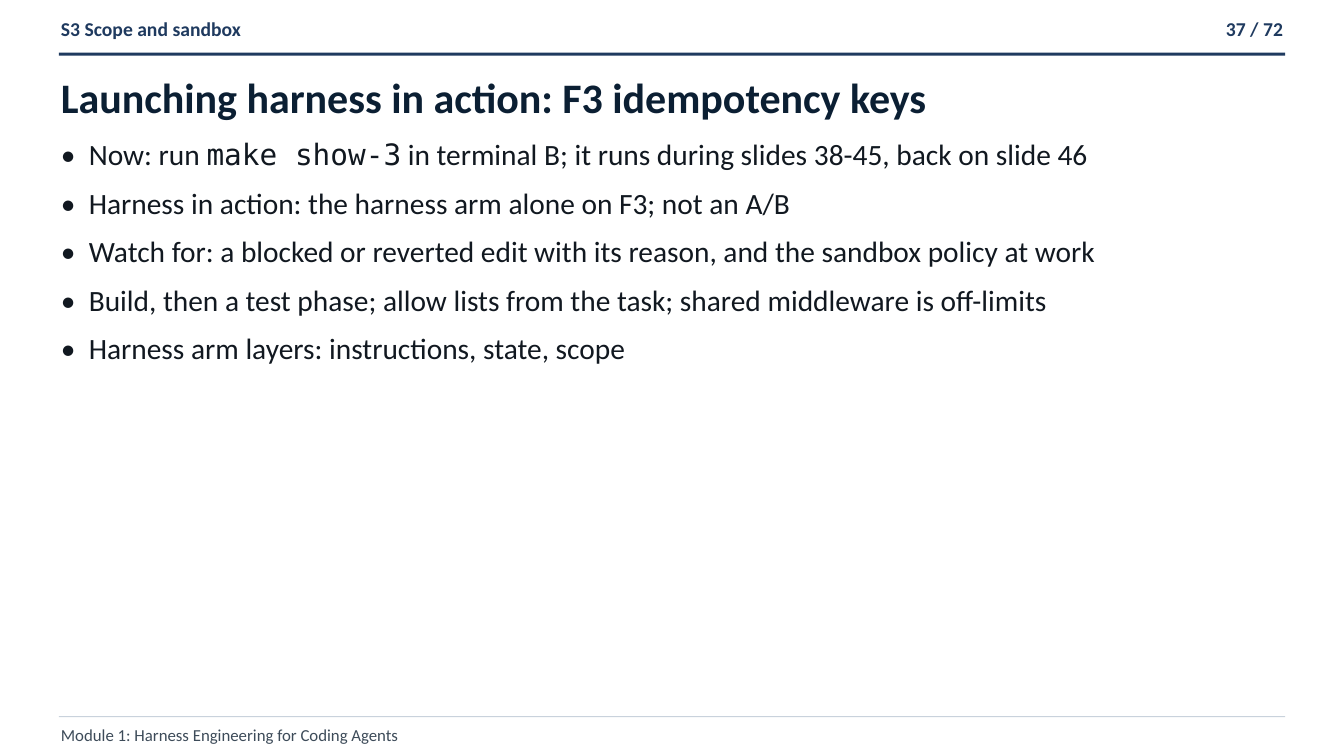
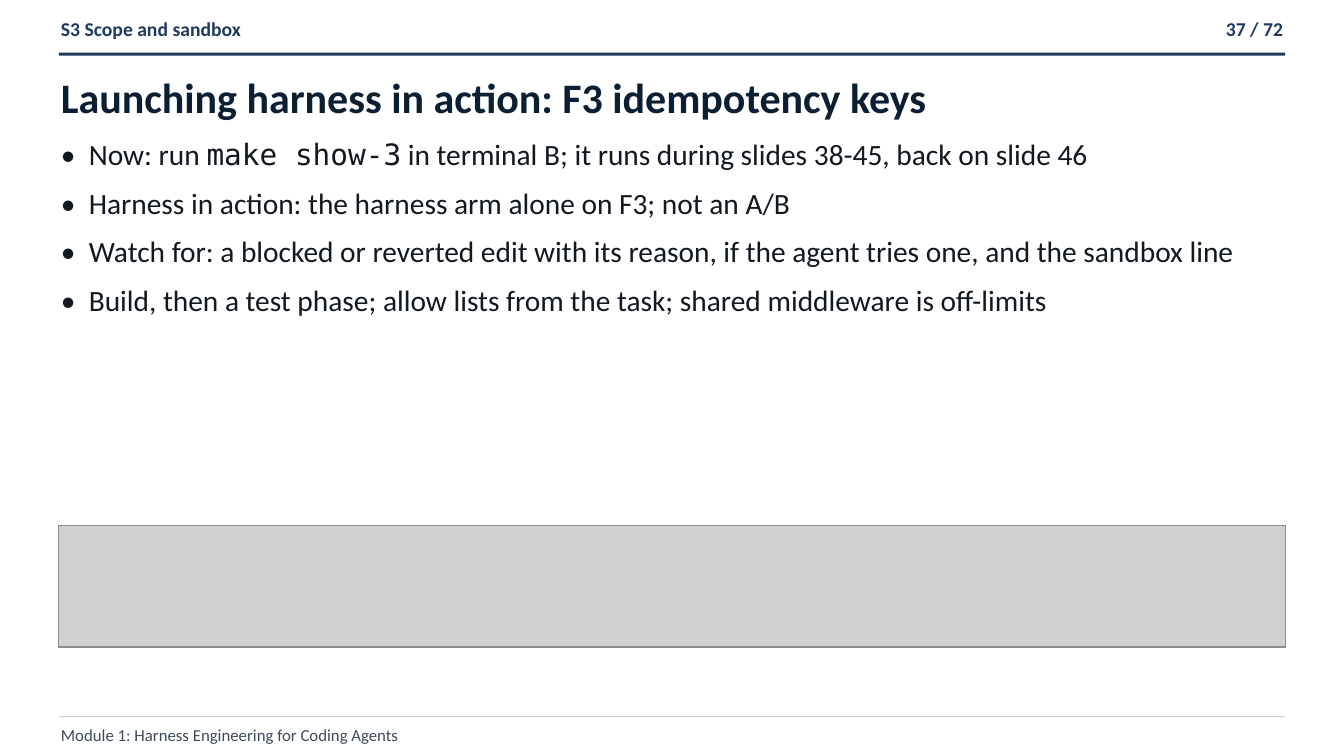
Before and after one commit to ANI-IN/shipharness-dev, a slide deck: slide 37 of slides/deck.pptx. Drawn at 1344x756 pixels with LibreOffice and Linux fonts; fonts in the diff are those of the drawing; grey boxes stand for pictures. Boxes give left, top, right and bottom in pixels: in the first picture for what was removed or moved away, otherwise in the second. Text is boxed around its words. In the diff, an @@ line names an element or a change of style, - is before the commit and + after.

```diff
--- a/slides/deck.pptx
+++ b/slides/deck.pptx
@@ text at <box>89,241,1234,267</box>: text changed @@
-• Watch for: a blocked or reverted edit with its reason, and the sandbox policy at work
+• Watch for: a blocked or reverted edit with its reason, if the agent tries one, and the sandbox line
@@ text at <box>89,338,625,364</box>: paragraph removed @@
-• Harness arm layers: instructions, state, scope
@@ picture added at <box>58,525,1286,646</box> @@
```
Also in this commit, not shown: 19 other slides changed, 10 other files.
